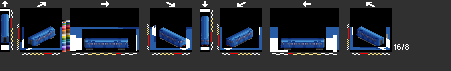
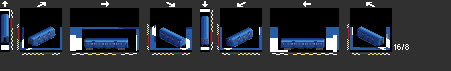
Before/after of a 451 x 71 layered artwork. What changed in the layer stack:
removed layer "Palette" over [62, 20, 70, 52]
hid "X1 1988 rebuild", painted on it over [1, 18, 382, 50]
showed "X1", painted on it over [1, 18, 382, 50]
